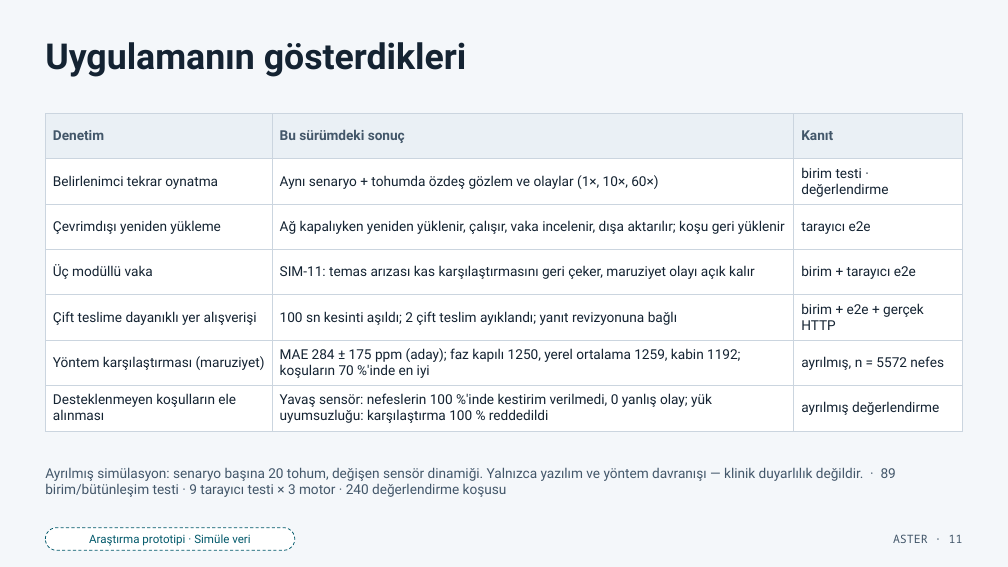
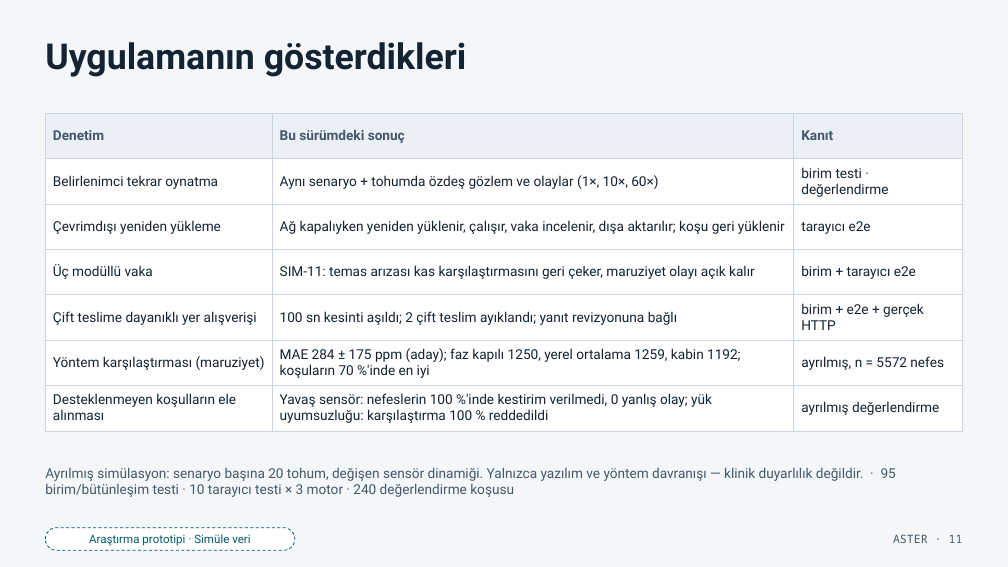
Before and after one commit to emreaskinsoftware/NasaSpaceApps, a slide deck: slide 11 of deliverables/presentation/ASTER_Urun_Sunumu_TR.pptx. Drawn at 1008x567 pixels with LibreOffice and Linux fonts; fonts in the diff are those of the drawing. Boxes give left, top, right and bottom in pixels: in the first picture for what was removed or moved away, otherwise in the second. Text is boxed around its words. In the diff, an @@ line names an element or a change of style, - is before the commit and + after.

```diff
--- a/deliverables/presentation/ASTER_Urun_Sunumu_TR.pptx
+++ b/deliverables/presentation/ASTER_Urun_Sunumu_TR.pptx
@@ text at (45,467,896,497): text changed @@
-Ayrılmış simülasyon: senaryo başına 20 tohum, değişen sensör dinamiği. Yalnızca yazılım ve yöntem davranışı — klinik duyarlılık değildir. · 89 birim/bütünleşim testi · 9 tarayıcı testi × 3 motor · 240 değerlendirme koşusu
+Ayrılmış simülasyon: senaryo başına 20 tohum, değişen sensör dinamiği. Yalnızca yazılım ve yöntem davranışı — klinik duyarlılık değildir. · 95 birim/bütünleşim testi · 10 tarayıcı testi × 3 motor · 240 değerlendirme koşusu
```
Also in this commit, not shown: 2 other slides changed, 42 other files.
